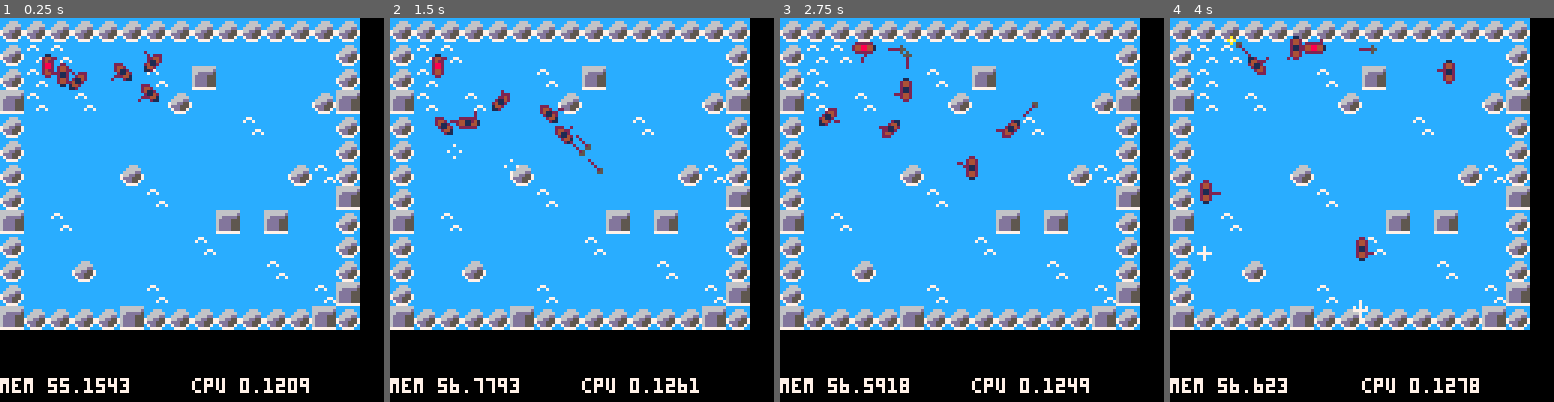
Above: before the commit, frames 1-4 (left to right).
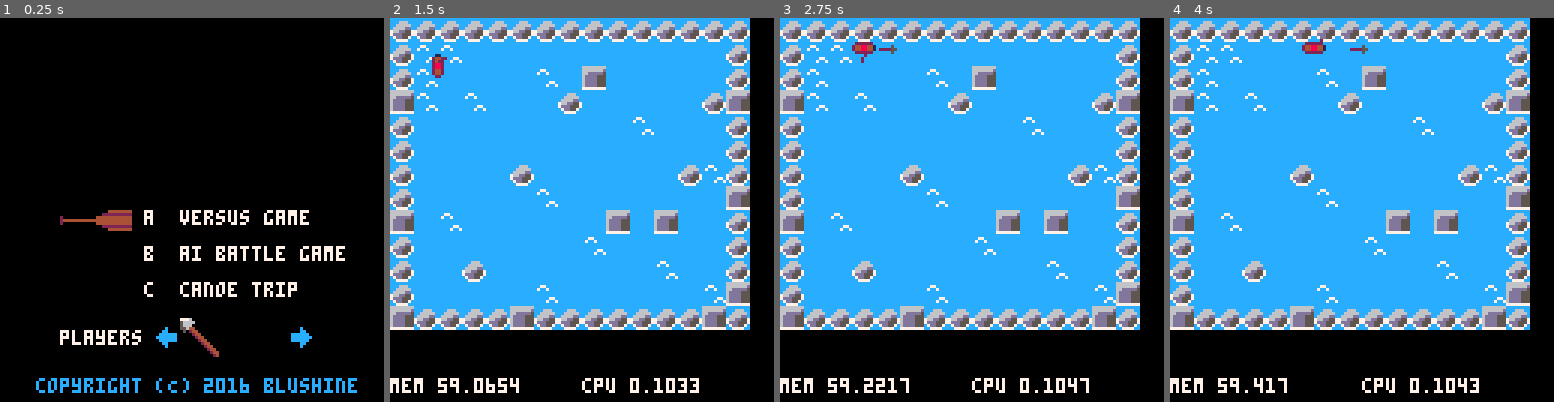
Above: after the commit, the same moments.

Repository: BluShine/CANOE-AND-SPEAR
Game: PICO-8 cartridge canoe-and-spear.p8
The game is run twice, just before and just after one commit, with the same random seed, the same clock (stepped at 60 frames per second) and the same inputs.
Inputs:
- Up to frame 1 (0.25 s): no input
- Up to frame 2 (1.5 s): tap O (Z key) at 0.7 s
- Up to frame 3 (2.75 s): hold Right 1.6-2.1 s; tap O (Z key) at 1.7, 2.1, 2.5 s; hold Up 2.15-2.42 s; hold Right from 2.47 s (still down)
- Up to frame 4 (4 s): tap O (Z key) at 2.9, 3.3, 3.7 s; release Right at 3.03 s; hold Left 3.08-3.58 s; hold Down 3.63-3.97 s

The runs differ from the first frame. In frame 1, 79% of the frame differs, in the area x 0-94%, y 0-98%; in frame 2, 1.3%; in frame 3, 1.2%; in frame 4, 1.4%.

Commit message:
Functional title screen.
Added a fully-functional title screen. Still missing the actual title,
though!

Diff:
--- a/canoe-and-spear.p8
+++ b/canoe-and-spear.p8
@@ -13,7 +13,11 @@
 win = false
 ais = 0
 mode = 0
+-- 0:title, 1:battle, 2:vs ai
+-- 3:trip
+players = 1
 level = 0
+mselect = 0
 
 -- make a canoe
 -- and add to global collection
@@ -103,8 +107,8 @@
   a.spr = 26
   a.fx = true
  end
- a.x += a.dx * 3
- a.y += a.dy * 3
+ a.x += a.dx * 1
+ a.y += a.dy * 1
  add(spears,a)
  return a
 end
@@ -121,17 +125,46 @@
 end
 
 function _init()
- -- make player top left
+ init_title()
+end
+
+function init_title()
+ mode = 0
+end
+
+function init_battle()
+ canoes = {}
+ spears = {}
+ effects = {}
+ -- make players
  pl = make_canoe(16,16)
  pl.pl = 0
- --make some ais
- local ai
- for i=1,5 do
-  ai = make_canoe(
-   8+rnd(88), 8+rnd(88))
-  ai.col = 1
-  ai.dir = flr(rnd(8))
-  ais += 1
+ if(players >= 2 and players < 5) then
+  local ptwo = make_canoe(104, 88)
+  ptwo.pl = 1
+  ptwo.col = 12
+ end
+ if(players >= 3 and players < 5) then
+  local pthr= make_canoe(16, 88)
+  pthr.pl = 2
+  pthr.col = 10
+ end
+ if(players == 4) then
+  local pfor= make_canoe(104, 16)
+  pfor.pl = 3
+  pfor.col = 3
+ end
+
+ if(mode == 2) then
+  --make some ais
+  local ai
+  for i=1,5 do
+   ai = make_canoe(
+    8+rnd(88), 8+rnd(88))
+   ai.col = 1
+   ai.dir = flr(rnd(8))
+   ais += 1
+  end
  end
 end
 
@@ -339,9 +372,34 @@
 end
 
 function _update()
+ if(mode == 0) update_title()
+ if(mode > 0) update_game()
+end
+
+function update_game()
  foreach(canoes, control_canoe)
  foreach(canoes, move_canoe)
  foreach(spears, move_spear)
+end
+
+function update_title()
+ if(btnp(3)) then
+  mselect = (mselect + 1) % 3
+ end
+ if(btnp(2)) then
+  mselect = (mselect - 1) % 3
+ end
+ if(btnp(1)) then
+  players = players%4 + 1
+ end
+ if(btnp(0)) then
+  players = (players-2)%4 + 1
+ end
+
+ if(btnp(4)) then
+  mode = mselect + 1
+  init_battle()
+ end
 end
 
 function draw_canoe(a)
@@ -432,7 +490,7 @@
  end
 end
 
-function _draw()
+function draw_game()
  cls()
  map(0,0,0,0,16,16)
  foreach(canoes,draw_canoe)
@@ -445,6 +503,34 @@
 
  print("mem "..stat(0),0,120,7)
  print("cpu "..stat(1),64,120,7)
+end
+
+function draw_title()
+ cls()
+ -- game modes
+ print("a  versus game", 48, 64, 7)
+ print("b  ai battle game", 48, 76, 7)
+ print("c  canoe trip", 48, 88, 7)
+ -- cursor
+ local sely = 64 + mselect * 12
+ spr(34, 20, sely)
+ spr(35, 28, sely)
+ spr(36, 36, sely)
+  -- player select
+ print("players", 20, 104)
+ spr(39, 52, 103)
+ spr(39, 96, 103, 1, 1, true)
+ for i=1,players do
+  spr(37, 60 + (i-1)*8, 100)
+  spr(38, 65 + (i-1)*8, 105)
+ end
+ -- footer
+ print("copyright (C) 2016 blushine",12, 120, 12)
+end
+
+function _draw()
+ if(mode > 0) draw_game()
+ if(mode == 0) draw_title()
 
 end
 
@@ -465,14 +551,14 @@
 a000000a0024420002442000022222200041110000000000000000000000000000002000000005000020000000070000000700000000000009a77a9007777770
 a000000a00244200022200000000000000000040000000000000000000000000000020000000000000000000000000000000000000000000009aa90000777700
 aaaaaaaa000220000000000000000000000004000000000000000000000000000000000000000000000000000000000000000000000000000009900000077000
-00000000000000000000000000000000000000000000000000000000000000000000000000000000000000000000000000000000000000000000000000000000
-09099090000000000000000000000000000000000000000000000000000000000000000000000000000000000000000000000000000000000000000000000000
-007aa700009009000000000000000000000000000000000000000000000000000000000000000000000000000000000000000000000000000000000000000000
-09a77a90000770000000000000000000000000000000000000000000000000000000000000000000000000000000000000000000000000000000000000000000
-09a77a90000770000000000000000000000000000000000000000000000000000000000000000000000000000000000000000000000000000000000000000000
-007aa700009009000000000000000000000000000000000000000000000000000000000000000000000000000000000000000000000000000000000000000000
-09099090000000000000000000000000000000000000000000000000000000000000000000000000000000000000000000000000000000000000000000000000
-00000000000000000000000000000000000000000000000000000000000000000000000000000000000000000000000000000000000000000000000000000000
+00000000000000000000000000000000444444447776000044000000000c00000000000000000000000000000000000000000000000000000000000000000000
+0909909000000000000000000000002222222222566660002440000000cc00000000000000000000000000000000000000000000000000000000000000000000
+007aa7000090090020000000000044444444444456660000024400000cccccc00000000000000000000000000000000000000000000000000000000000000000
+09a77a90000770002444444444444444444444445564400000244000ccccccc00000000000000000000000000000000000000000000000000000000000000000
+09a77a900007700020000000000044444444444405024400000244000cccccc00000000000000000000000000000000000000000000000000000000000000000
+007aa70000900900000000000000002222222222000024400000244000cc00000000000000000000000000000000000000000000000000000000000000000000
+09099090000000000000000000000000444444440000024400000244000c00000000000000000000000000000000000000000000000000000000000000000000
+00000000000000000000000000000000000000000000002400000024000000000000000000000000000000000000000000000000000000000000000000000000
 0000000088888888eeeeeeee00000000000000000000000000000000000000000000000000000000000000000000000000000000000000000000000000000000
 0000000088888888eeeeeeee00000000000000000000000000000000000000000000000000000000000000000000000000000000000000000000000000000000
 0000000088888888eeeeeeee00000000000000000000000000000000000000000000000000000000000000000000000000000000000000000000000000000000
